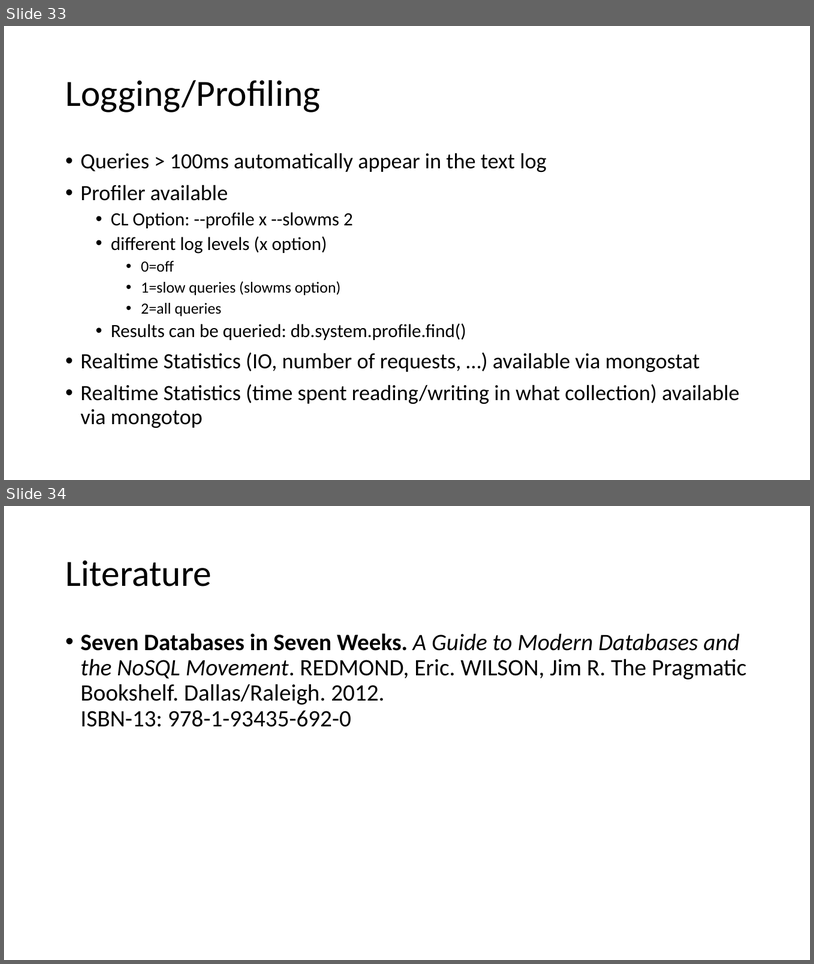
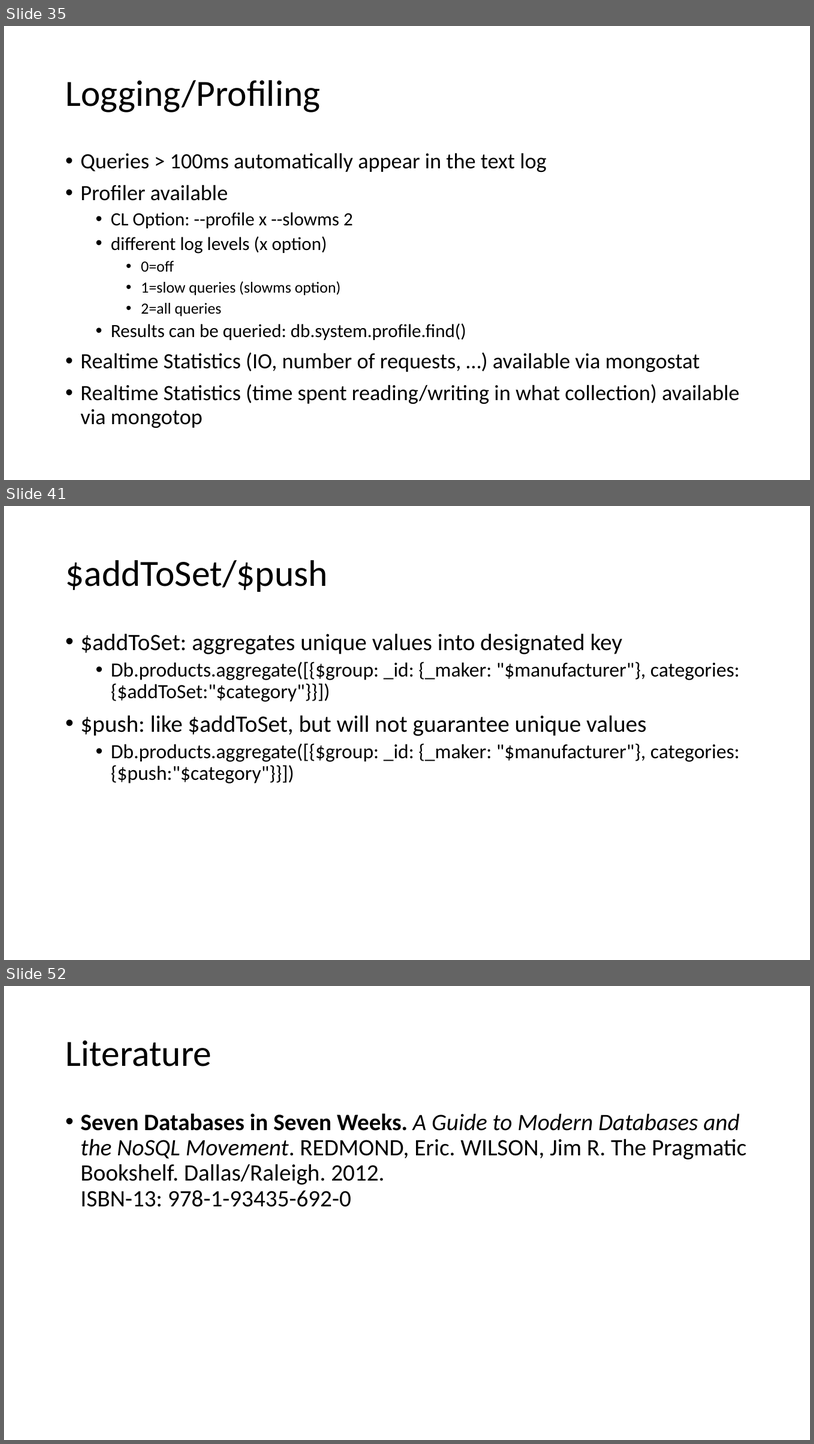
Before and after one commit to tiefenauer/m101j, a slide deck: m101j.pptx. Shown one above the other, each under a label of ours: slides 33 and 34 before the commit, slides 35, 41 and 52 after it; the slides between them are not shown. The pictures are 814x964 and 814x1444 pixels, drawn with LibreOffice and Linux fonts; fonts in the diff are those of the drawing. Boxes give left, top, right and bottom in pixels: in the first picture for what was removed or moved away, otherwise in the second. Text is boxed around its words. In the diff, an @@ line names an element or a change of style, - is before the commit and + after.

```diff
--- a/m101j.pptx
+++ b/m101j.pptx
@@ slide 41 added at (4, 506, 810, 960), background #FFFFFF @@
@@ title added at (65, 560, 328, 592), 44 pt, text #000000 @@
+$addToSet/$push
@@ text added at (81, 633, 740, 783), 24 pt, text #000000 @@
+• $addToSet: aggregates unique values into designated key
+  • Db.products.aggregate([{$group: _id: {_maker: "$manufacturer"}, categories: {$addToSet:"$category"}}])
+• $push: like $addToSet, but will not guarantee unique values
+  • Db.products.aggregate([{$group: _id: {_maker: "$manufacturer"}, categories: {$push:"$category"}}])
@@ what was slide 33 is now slide 35 @@
@@ what was slide 34 is now slide 52 @@
```
Also in this commit, not shown: 1 slide changed, 17 other slides added.
